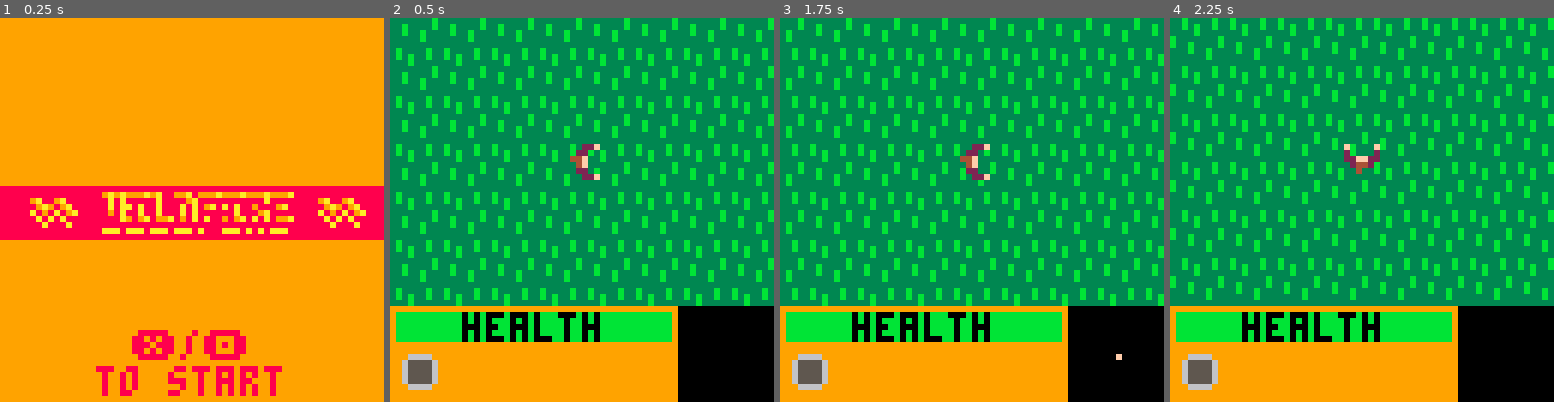
Above: before the commit, frames 1-4 (left to right).
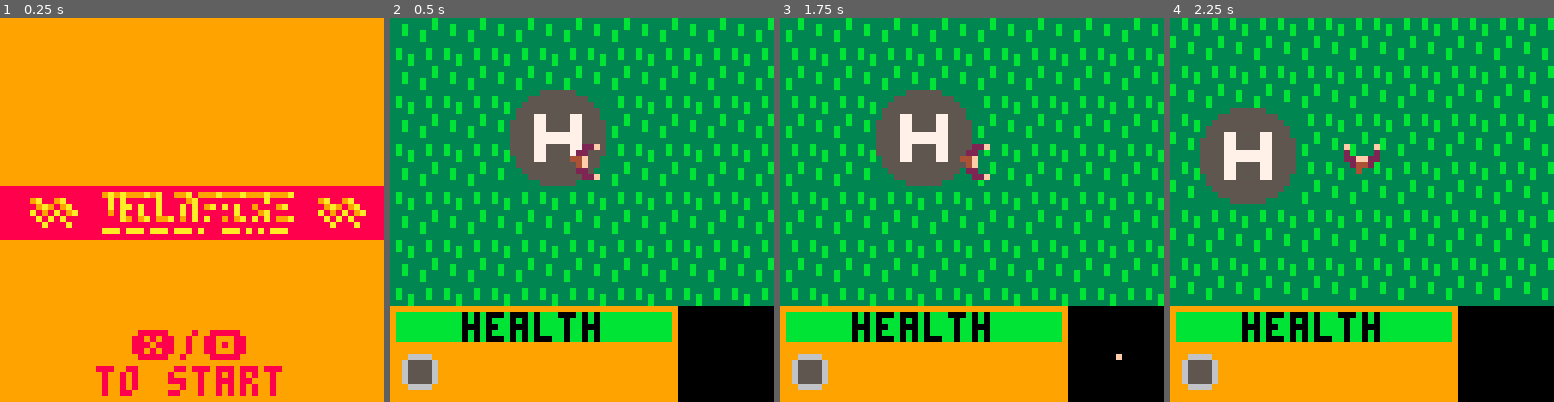
Above: after the commit, the same moments.

Repository: notCalle/pico-8-carts
Game: PICO-8 cartridge wildfire.p8
The game is run twice, just before and just after one commit, with the same random seed, the same clock (stepped at 60 frames per second) and the same inputs.
Inputs:
- Up to frame 1 (0.25 s): no input
- Up to frame 2 (0.5 s): tap X (X key) at 0.33 s
- Up to frame 3 (1.75 s): tap O (Z key) at 0.7, 1.7 s; tap X (X key) at 1.07 s; hold Right from 1.6 s (still down)
- Up to frame 4 (2.25 s): tap X (X key) at 1.85 s; release Right at 2.1 s; tap O (Z key) at 2.1 s; hold Up from 2.15 s (still down)

Frame 1 is identical in both runs. In frame 2, 5.0% of the frame differs, in the area x 31-57%, y 18-44%; in frame 3, 5.2%; in frame 4, 5.3%, in the area x 7-33%, y 23-49%.

Commit message:
Add new items and update graphics

Diff:
--- a/wildfire.p8
+++ b/wildfire.p8
@@ -14,11 +14,15 @@
 fl_b={
 	fire=0,
 	block=1,
+	item=2,
+	grow=3,
 	water=4
 	}
 fl_m={
 	fire=0x01,
 	block=0x02,
+	item=0x04,
+	grow=0x08,
 	water=0x10
 	}
 
@@ -674,7 +678,7 @@
 
 
 __gff__
-0000000000000000000000000012100100000000000000000000000000000000000000000000000000000000000000000000000000000000000000000000000000000000000000000000000000000000000000000000000000000000000000000000000000000000000000000000000000000000000000000000000000000000
+0000010300000000000000000812120100000000000000000000000000000000000000000000000000000000000002020000000000000000000000000000020204040000000000000000000000000000000000000000000000000000000000000000000000000000000000000000000000000000000000000000000000000000
 0000000000000000000000000000000000000000000000000000000000000000000000000000000000000000000000000000000000000000000000000000000000000000000000000000000000000000000000000000000000000000000000000000000000000000000000000000000000000000000000000000000000000000
 __map__
 0101010101010101010101010101010101010101010101010101010101010101010101010101010101010101010101010101010101010101010101010101010100000000000000000000000000000000000000000000000000000000000000000000000000000000000000000000000000000000000000000000000000000000
@@ -708,6 +712,6 @@
 0101010101010101010101010101010101010101010101010101010101010101010101010101010101010101010101010101010101010101010101010101010100000000000000000000000000000000000000000000000000000000000000000000000000000000000000000000000000000000000000000000000000000000
 0101010101010101010101010101010101010101010101010101010101010101010101010101010101010101010101010101010101010101010101010101010100000000000000000000000000000000000000000000000000000000000000000000000000000000000000000000000000000000000000000000000000000000
 0101010101010101010101010101010101010101010101010101010101010101010101010101010101010101010101010101010101010101010101010101010100000000000000000000000000000000000000000000000000000000000000000000000000000000000000000000000000000000000000000000000000000000
-0101010101010101010101010101010101010101010101010101010101010101010101010101010101010101010101010101010101010101010101010101010100000000000000000000000000000000000000000000000000000000000000000000000000000000000000000000000000000000000000000000000000000000
-
-
+010101010101010101010101010101010101010101010101010101010101012e2f0101010101010101010101010101010101010101010101010101010101010100000000000000000000000000000000000000000000000000000000000000000000000000000000000000000000000000000000000000000000000000000000
+
+
Not shown, changed: 25 lines of the sprite sheet (__gfx__) section of wildfire.p8
